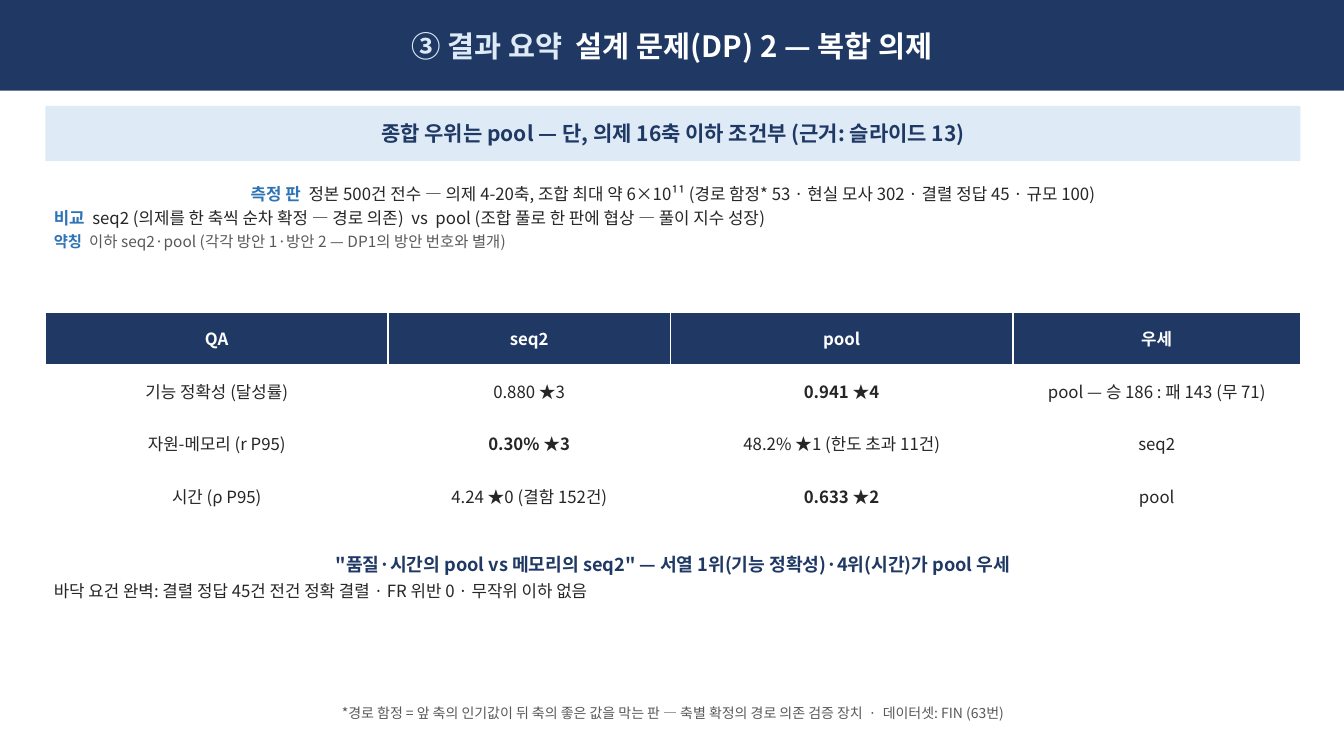
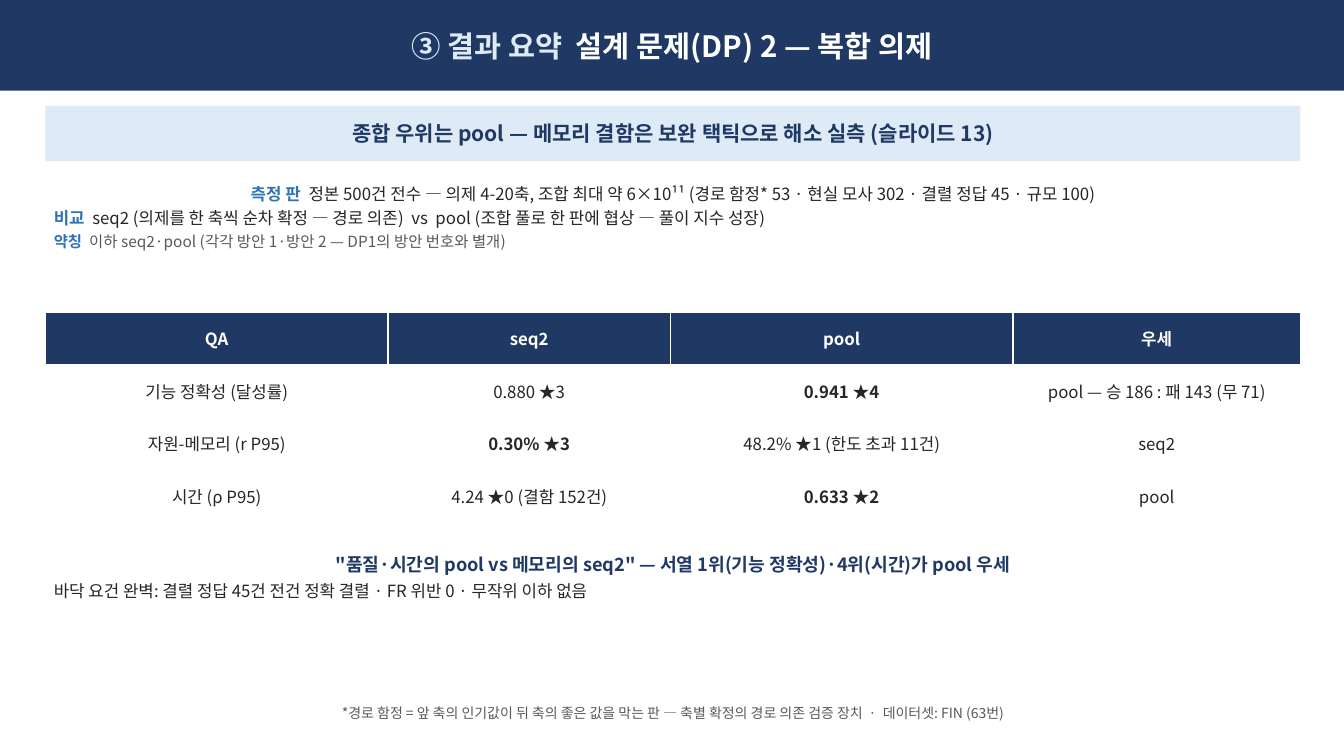
Before and after one commit to Sunwoo-Nam/architect-teamproject, a slide deck: slide 11 of docs/changbae/65-QA-종합-임원보고.pptx. Drawn at 1344x756 pixels with LibreOffice and Linux fonts; fonts in the diff are those of the drawing. Boxes give left, top, right and bottom in pixels: in the first picture for what was removed or moved away, otherwise in the second. Text is boxed around its words. In the diff, an @@ line names an element or a change of style, - is before the commit and + after.

```diff
--- a/docs/changbae/65-QA-종합-임원보고.pptx
+++ b/docs/changbae/65-QA-종합-임원보고.pptx
@@ text in rectangle at (352,123,994,146): text changed @@
-종합 우위는 pool — 단, 의제 16축 이하 조건부 (근거: 슬라이드 13)
+종합 우위는 pool — 메모리 결함은 보완 택틱으로 해소 실측 (슬라이드 13)
```
Also in this commit, not shown: 2 other slides changed, 2 other files.
